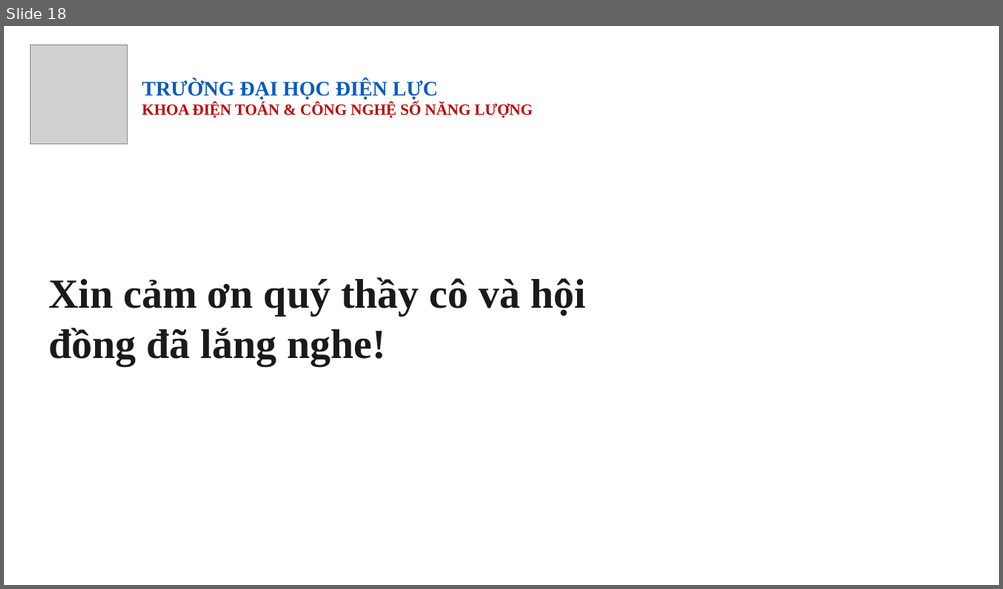
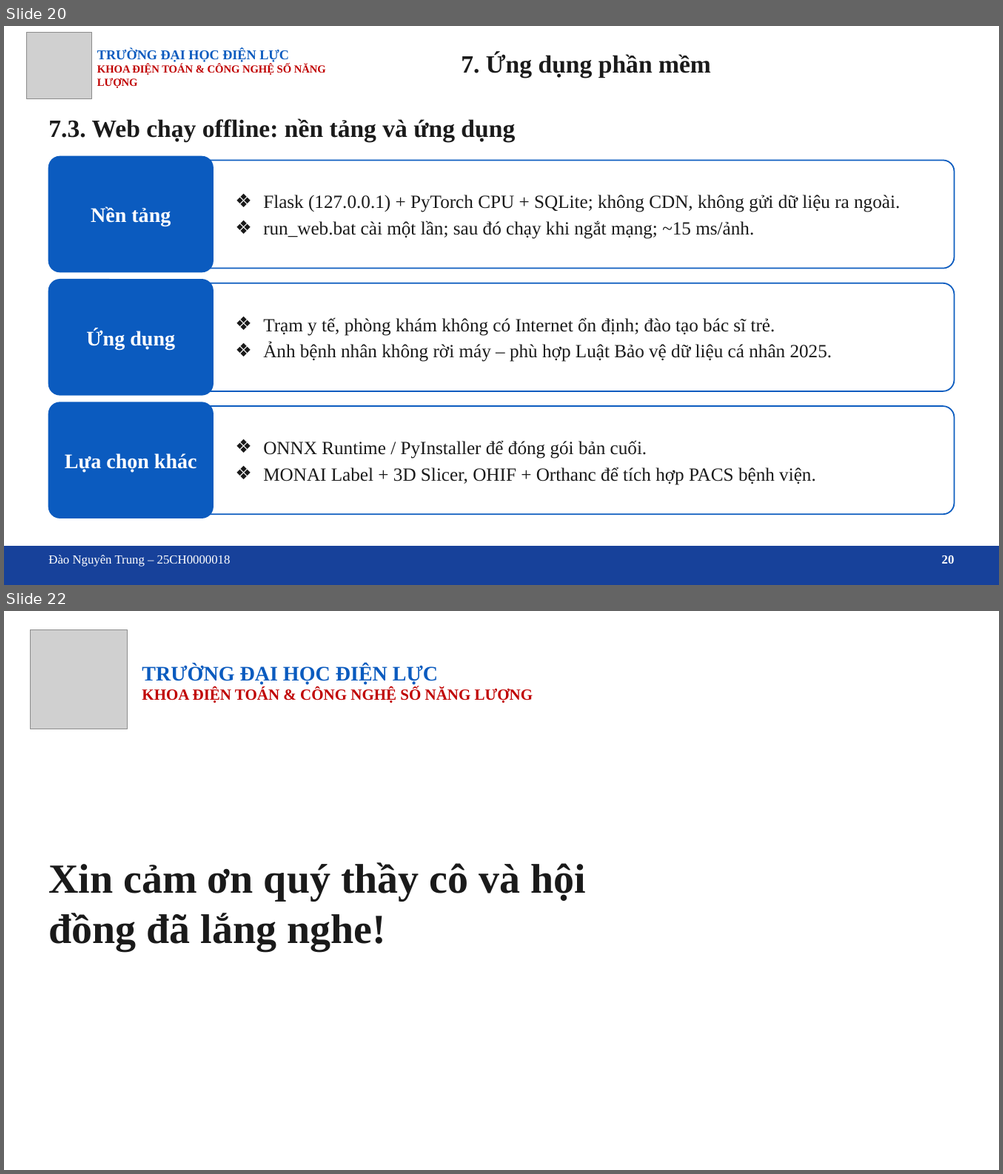
Before and after one commit to trungnguyen107/Medical-image-segmentation-breast-ultrasound-unet-attention, a slide deck: docs/Slide_bao_cao_DATN_U-Net_Attention.pptx. Shown one above the other, each under a label of ours: slide 18 before the commit, slides 20 and 22 after it; the slides between them are not shown. The pictures are 1003x589 and 1003x1174 pixels, drawn with LibreOffice and Linux fonts; fonts in the diff are those of the drawing; grey boxes stand for pictures; background and template pictures are left out. Boxes give left, top, right and bottom in pixels: in the first picture for what was removed or moved away, otherwise in the second. Text is boxed around its words. In the diff, an @@ line names an element or a change of style, - is before the commit and + after.

```diff
--- a/docs/Slide_bao_cao_DATN_U-Net_Attention.pptx
+++ b/docs/Slide_bao_cao_DATN_U-Net_Attention.pptx
@@ slide 20 added at <box>4,26,999,585</box>, background picture (left out) @@
@@ picture added at <box>26,32,92,99</box> @@
@@ text added at <box>97,49,326,88</box>, 10.5 pt, text #C00000, bold @@
+TRƯỜNG ĐẠI HỌC ĐIỆN LỰC
+KHOA ĐIỆN TOÁN & CÔNG NGHỆ SỐ NĂNG LƯỢNG
@@ text added at <box>461,53,711,78</box>, 24 pt, text #1A1A1A, bold @@
+7. Ứng dụng phần mềm
@@ text added at <box>48,118,515,141</box>, 24 pt, text #1A1A1A, bold @@
+7.3. Web chạy offline: nền tảng và ứng dụng
@@ rounded rectangle added at <box>48,156,213,272</box>, fill #0B5BBF, outline #0B5BBF 1 pt @@
@@ rounded rectangle added at <box>71,160,954,269</box>, fill #FFFFFF, outline #0B5BBF 1.25 pt @@
@@ text added at <box>263,195,899,239</box>, 18 pt, text #1A1A1A @@
+❖ Flask (127.0.0.1) + PyTorch CPU + SQLite; không CDN, không gửi dữ liệu ra ngoài.
+❖ run_web.bat cài một lần; sau đó chạy khi ngắt mạng; ~15 ms/ảnh.
@@ text added at <box>91,207,170,227</box>, 20 pt, text #FFFFFF, bold @@
+Nền tảng
@@ rounded rectangle added at <box>48,280,213,395</box>, fill #0B5BBF, outline #0B5BBF 1 pt @@
@@ rounded rectangle added at <box>71,284,954,392</box>, fill #FFFFFF, outline #0B5BBF 1.25 pt @@
@@ text added at <box>86,329,175,349</box>, 20 pt, text #FFFFFF, bold @@
+Ứng dụng
@@ text added at <box>263,318,832,362</box>, 18 pt, text #1A1A1A @@
+❖ Trạm y tế, phòng khám không có Internet ổn định; đào tạo bác sĩ trẻ.
+❖ Ảnh bệnh nhân không rời máy – phù hợp Luật Bảo vệ dữ liệu cá nhân 2025.
@@ rounded rectangle added at <box>48,403,213,518</box>, fill #0B5BBF, outline #0B5BBF 1 pt @@
@@ rounded rectangle added at <box>71,406,954,514</box>, fill #FFFFFF, outline #0B5BBF 1.25 pt @@
@@ text added at <box>263,440,816,486</box>, 18 pt, text #1A1A1A @@
+❖ ONNX Runtime / PyInstaller để đóng gói bản cuối.
+❖ MONAI Label + 3D Slicer, OHIF + Orthanc để tích hợp PACS bệnh viện.
@@ text added at <box>65,454,197,472</box>, 20 pt, text #FFFFFF, bold @@
+Lựa chọn khác
@@ rectangle added at <box>4,547,999,585</box>, fill #17419A, outline #17419A 1.25 pt @@
@@ text added at <box>48,555,230,567</box>, 12 pt, text #FFFFFF @@
+Đào Nguyên Trung – 25CH0000018
@@ text added at <box>942,556,954,564</box>, 12 pt, text #FFFFFF, bold @@
+20
@@ what was slide 18 is now slide 22 @@
```
Also in this commit, not shown: 14 slides changed, 3 other slides added, 19 other files.
